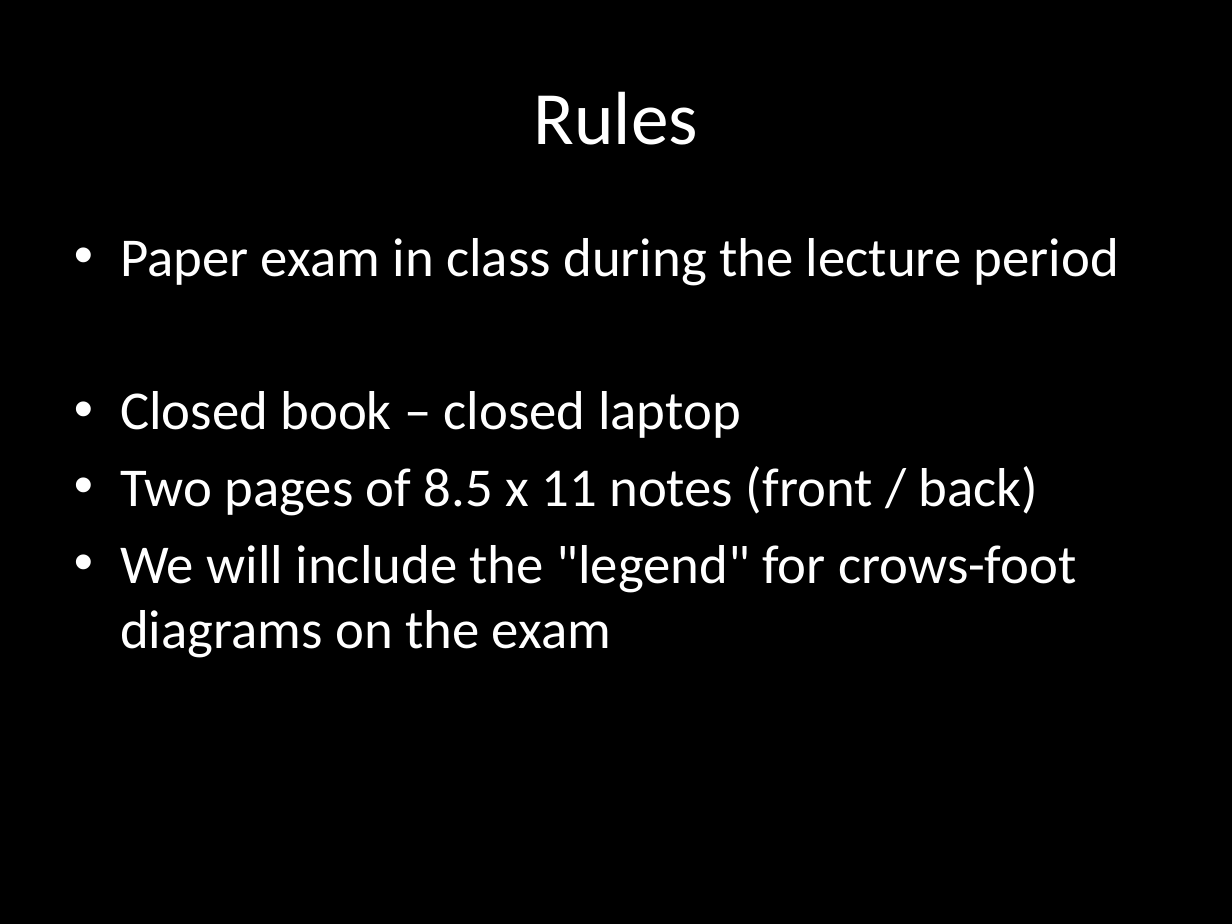
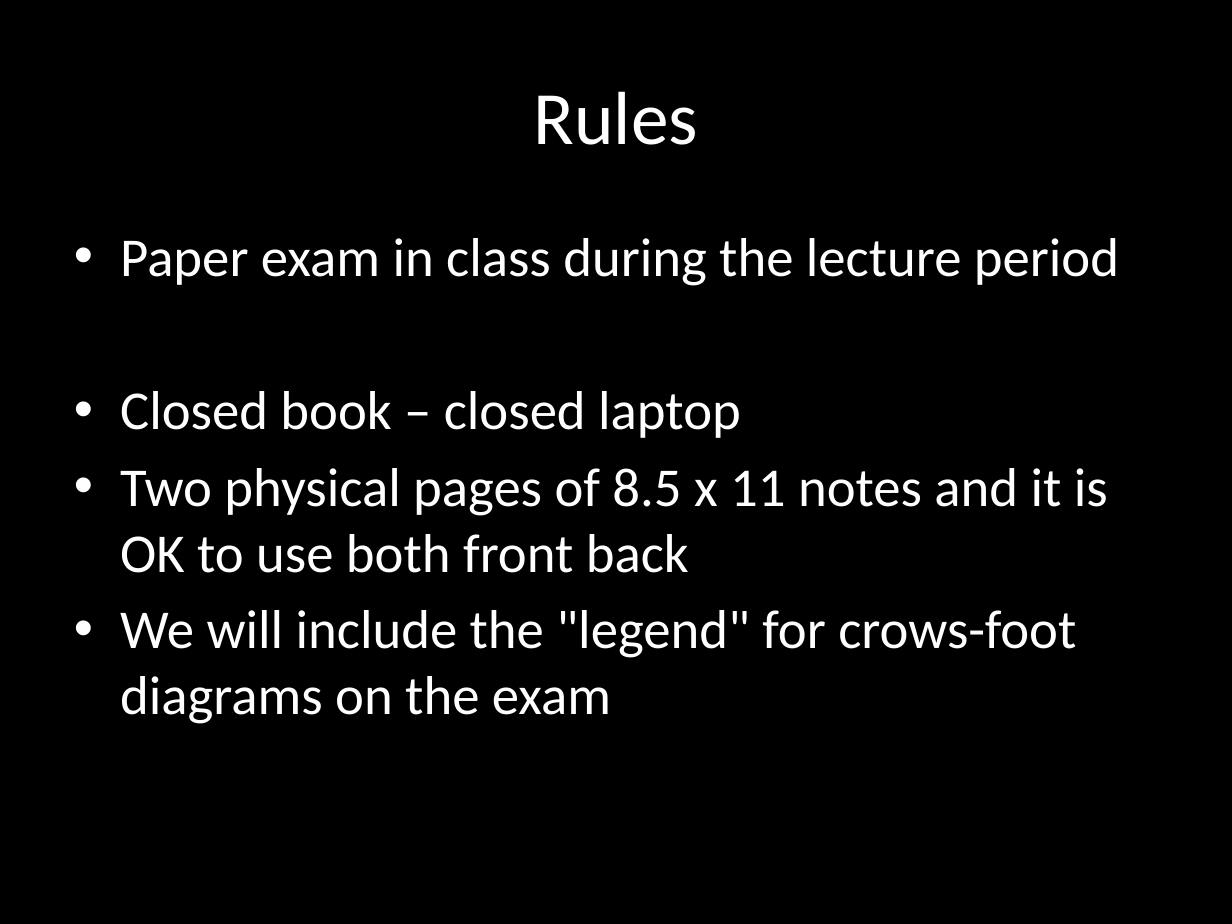
Before and after one commit to csev/wa4e, a slide deck: slide 2 of lectures/PHP-99-Written-Midterm.pptx. Drawn at 1232x924 pixels with LibreOffice and Linux fonts; fonts in the diff are those of the drawing. Boxes give left, top, right and bottom in pixels: in the first picture for what was removed or moved away, otherwise in the second. Text is boxed around its words. In the diff, an @@ line names an element or a change of style, - is before the commit and + after.

```diff
--- a/lectures/PHP-99-Written-Midterm.pptx
+++ b/lectures/PHP-99-Written-Midterm.pptx
@@ text at <box>120,468,1108,573</box>: text changed @@
-• Two pages of 8.5 x 11 notes (front / back)
+• Two physical pages of 8.5 x 11 notes and it is OK to use both front back
```
Also in this commit, not shown: 4 other files.
